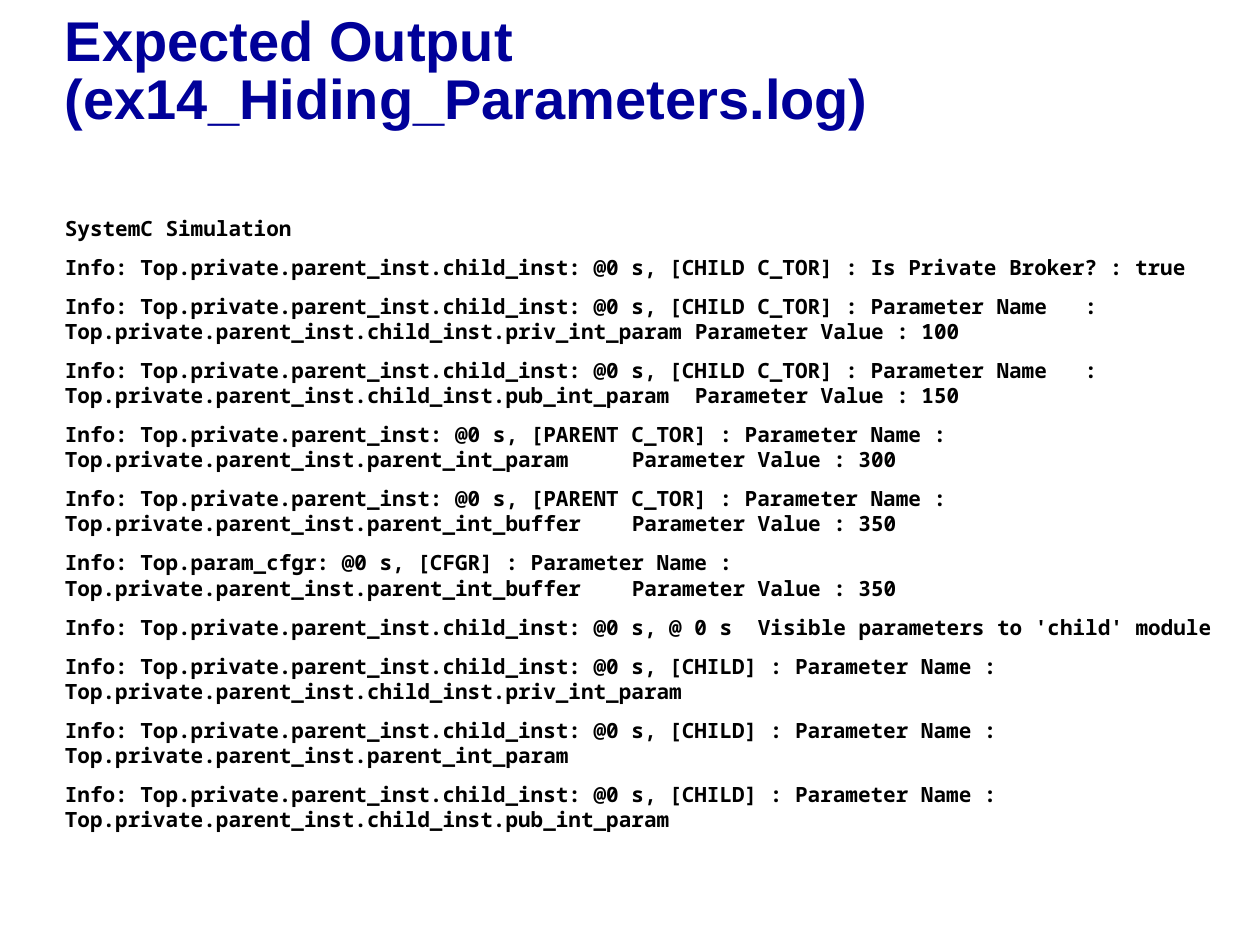
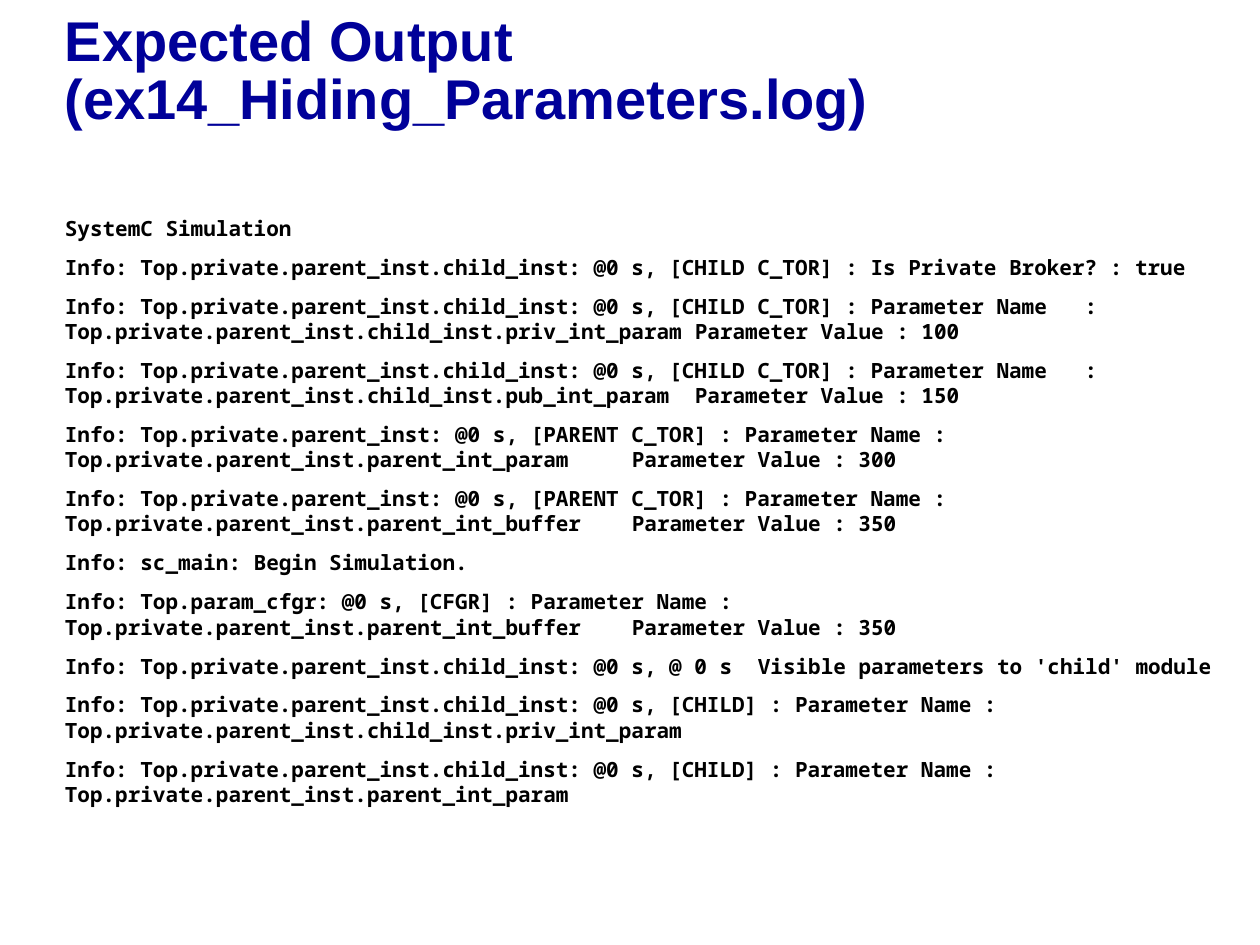
Before and after one commit to accellera-official/cci, a slide deck: slide 8 of examples/ex14_Hiding_Parameters/docs/ex14_Hiding_Parameters.ppt. Drawn at 1260x945 pixels with LibreOffice and Linux fonts; fonts in the diff are those of the drawing; background and template pictures are left out. Boxes give left, top, right and bottom in pixels: in the first picture for what was removed or moved away, otherwise in the second. Text is boxed around its words. In the diff, an @@ line names an element or a change of style, - is before the commit and + after.

Commit message:
Cleanup to address public review feedback from Ericsson & Cadence
Example8: use <cci_configuration> form for #include.
Compile_and_Run_CCI_Examples.ppt: add clarifying not about BOOST_HOME
and include reference to examples/README.txt.
Consistently report simulation start/stop in all examples.
In the process also (1) removed tabs from logfiles to avoid whitespace
descrepancies across Win/Linux, (2) updated metadata (Author, Title) for
PPT files, and (3) removed duplciated info in scripts/README_CCI.txt.

```diff
--- a/examples/ex14_Hiding_Parameters/docs/ex14_Hiding_Parameters.ppt
+++ b/examples/ex14_Hiding_Parameters/docs/ex14_Hiding_Parameters.ppt
@@ text at (65, 553, 467, 575): paragraph added @@
+Info: sc_main: Begin Simulation.
@@ text at (65, 785, 971, 832): paragraph removed @@
-Info: Top.private.parent_inst.child_inst: @0 s, [CHILD] : Parameter Name : Top.private.parent_inst.child_inst.pub_int_param
```
Also in this commit, not shown: 2 other slides changed, 58 other files.
